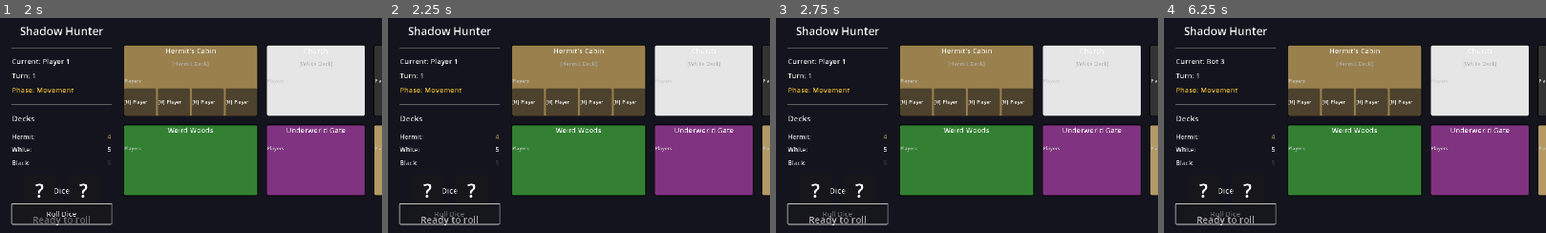
Above: before the commit, frames 1-4 (left to right).
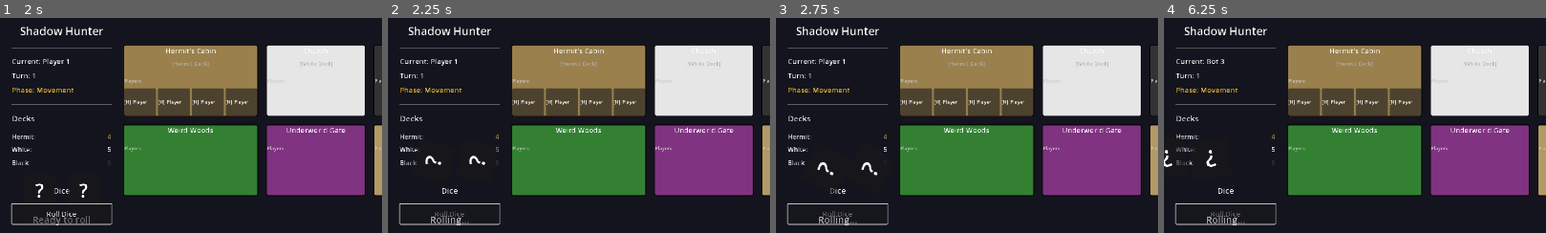
Above: after the commit, the same moments.

Repository: The-Cyril5555/shadow_hunter_app
Game: Godot game, scene res://scenes/ui/screens/main_menu.tscn
The game is run twice, just before and just after one commit, with the same random seed, the same clock (stepped at 60 frames per second) and the same inputs.
Inputs:
- Up to frame 1 (2 s): click "New Game" at 0.5 s; click "Start Game" at 1.25 s
- Up to frame 2 (2.25 s): click "Roll Dice" at 2 s
- Up to frame 3 (2.75 s): no input
- Up to frame 4 (6.25 s): click "End Turn" at 2.75 s; click "Back to Menu" at 3.5 s; click "New Game" at 4.25 s; click "Start Game" at 5 s; click "Roll Dice" at 5.75 s
The pictures show only the part of the screen within x 0-50%, y 1-51%; the shares and areas given below are measured in that part.

Frame 1 is identical in both runs. In frame 2, 0.6% of the frame differs, in the area x 6-29%, y 60-97%; in frame 3, 0.6%; in frame 4, 0.7%, in the area x 0-24%, y 55-97%.
Error before the commit: Invalid assignment of property or key 'text' with value of type 'String' on a base object of type 'null instance'. (res://scripts/ui/dice.gd:122)
Error after the commit: Invalid assignment of property or key 'text' with value of type 'String' on a base object of type 'Nil'. (res://scripts/board/player_token.gd:30)

Commit message:
fix: correct dice node paths and suppress remaining warnings
Fix dice.gd @onready paths to include VBoxContainer parent, preventing
null reference crash on game start. Add win_condition to valid passive
triggers for neutral characters. Prefix unused parameters with underscore
and remove unused signal/variable declarations.

Diff:
--- a/scripts/game/game_board.gd
+++ b/scripts/game/game_board.gd
@@ -221,7 +221,6 @@
 		return
 
 	# Get positions for animation
-	var start_pos = token.global_position
 	var end_pos = target_zone.token_container.global_position
 
 	# Disable input during animation
--- a/scripts/systems/ai_decision_engine.gd
+++ b/scripts/systems/ai_decision_engine.gd
@@ -139,7 +139,7 @@
 # =============================================================================
 
 ## Calculate attack utility based on game state
-func _calculate_attack_utility(bot: Player, context: Dictionary) -> float:
+func _calculate_attack_utility(_bot: Player, context: Dictionary) -> float:
 	var utility: float = 0.0
 
 	# Check if there are attackable targets
@@ -175,7 +175,7 @@
 
 
 ## Calculate defense utility based on game state
-func _calculate_defense_utility(bot: Player, context: Dictionary) -> float:
+func _calculate_defense_utility(_bot: Player, context: Dictionary) -> float:
 	var utility: float = 0.0
 
 	# Factors that increase defense utility:
@@ -206,7 +206,7 @@
 
 
 ## Calculate movement utility
-func _calculate_movement_utility(bot: Player, context: Dictionary, is_risky: bool) -> float:
+func _calculate_movement_utility(_bot: Player, context: Dictionary, is_risky: bool) -> float:
 	var utility: float = 0.5  # Base moderate utility
 
 	# Safe movement: higher utility when threatened
@@ -231,7 +231,7 @@
 
 
 ## Calculate card draw utility
-func _calculate_card_draw_utility(bot: Player, context: Dictionary) -> float:
+func _calculate_card_draw_utility(_bot: Player, context: Dictionary) -> float:
 	var utility: float = 0.0
 
 	# Factors that increase card draw utility:
--- a/scripts/systems/bot_controller.gd
+++ b/scripts/systems/bot_controller.gd
@@ -101,7 +101,7 @@
 ## @param bot: Bot player moving
 ## @param roll: Dice roll result (currently unused in MVP)
 ## @returns: String - target zone id
-func bot_move_to_zone(bot: Player, roll: int) -> String:
+func bot_move_to_zone(bot: Player, _roll: int) -> String:
 	bot_action_started.emit(bot, "move")
 
 	# Build context for decision-making
--- a/scripts/systems/hand_manager.gd
+++ b/scripts/systems/hand_manager.gd
@@ -18,10 +18,6 @@
 # =============================================================================
 # SIGNALS
 # =============================================================================
-
-## Emitted when a player's hand changes (card added or removed)
-signal hand_changed(player: Player, card: Card, action: String)
-
 
 # =============================================================================
 # PUBLIC METHODS - Add to Hand
--- a/scripts/systems/passive_ability_system.gd
+++ b/scripts/systems/passive_ability_system.gd
@@ -15,7 +15,8 @@
 	"on_kill",
 	"on_reveal",
 	"on_death",
-	"on_attack"
+	"on_attack",
+	"win_condition"
 ]
 
 
--- a/scripts/ui/dice.gd
+++ b/scripts/ui/dice.gd
@@ -22,11 +22,11 @@
 # -----------------------------------------------------------------------------
 # References @onready
 # -----------------------------------------------------------------------------
-@onready var dice1_container: Control = $HBoxContainer/Dice1Container
-@onready var dice2_container: Control = $HBoxContainer/Dice2Container
-@onready var dice1_label: Label = $HBoxContainer/Dice1Container/DiceLabel
-@onready var dice2_label: Label = $HBoxContainer/Dice2Container/DiceLabel
-@onready var result_label: Label = $ResultLabel
+@onready var dice1_container: Control = $VBoxContainer/HBoxContainer/Dice1Container
+@onready var dice2_container: Control = $VBoxContainer/HBoxContainer/Dice2Container
+@onready var dice1_label: Label = $VBoxContainer/HBoxContainer/Dice1Container/DiceLabel
+@onready var dice2_label: Label = $VBoxContainer/HBoxContainer/Dice2Container/DiceLabel
+@onready var result_label: Label = $VBoxContainer/ResultLabel
 
 
 # -----------------------------------------------------------------------------
--- a/scripts/ui/tutorial_overlay.gd
+++ b/scripts/ui/tutorial_overlay.gd
@@ -125,7 +125,7 @@
 
 
 ## Check if tutorial is active and waiting for a specific action
-func is_waiting_for(action: String) -> bool:
+func is_waiting_for(_action: String) -> bool:
 	return _waiting_for_action != "" and visible
 
 
